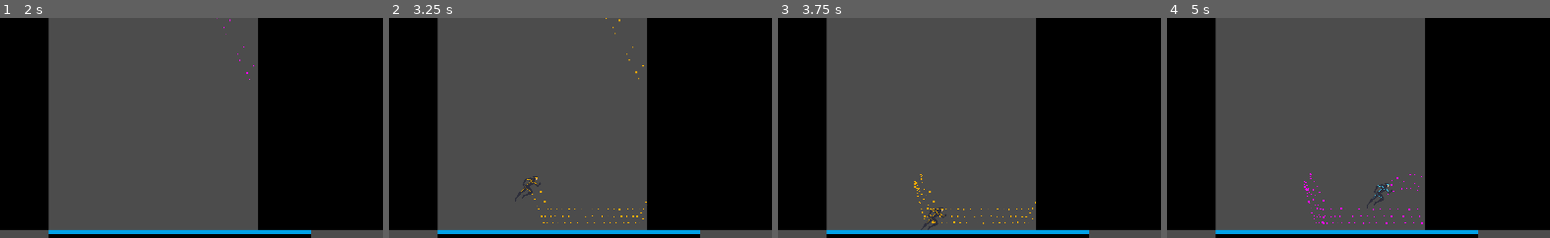
Above: before the commit, frames 1-4 (left to right).
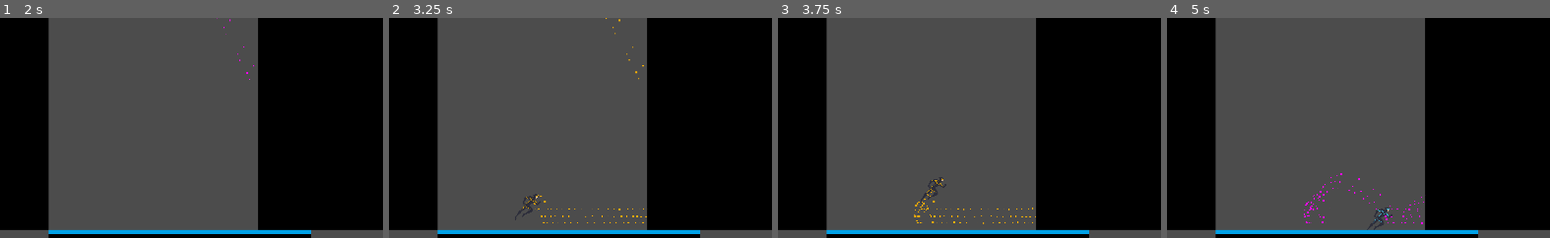
Above: after the commit, the same moments.

Repository: TheChriggu/Speedware
Game: Godot game, scene res://MainTestScene.tscn
Same seed, same stepped clock (60 frames per second), same inputs: the game is played once before the commit and once after it.
Inputs (mouse positions are % of the whole screen's width and height, from its top left):
- Up to frame 1 (2 s): tap Enter at 0.5 s; move the mouse to (71, 45) at 0.52 s; hold Space (jump) 0.53-1.28 s; hold D (move_right) from 0.53 s (still down); move the mouse to (28, 55) at 1.27 s; right-click (28, 55) at 1.35 s; tap Space (jump) at 1.52, 1.55, 1.82 s
- Up to frame 2 (3.25 s): move the mouse to (59, 28) at 2.02 s; release D (move_right) at 2.03 s; hold A (move_left) 2.03-2.78 s; hold Space (jump) 2.03-2.78 s; move the mouse to (44, 70) at 2.77 s; hold D (move_right) from 2.78 s (still down); right-click (44, 70) at 2.85 s; tap Space (jump) at 3.02, 3.05 s
- Up to frame 3 (3.75 s): keep holding D (move_right); tap Space (jump) at 3.32 s; move the mouse to (79, 65) at 3.52 s; hold Space (jump) from 3.53 s (still down)
- Up to frame 4 (5 s): move the mouse to (18, 35) at 4.27 s; release D (move_right) at 4.28 s; release Space (jump) at 4.28 s; hold A (move_left) from 4.28 s (still down); right-click (18, 35) at 4.35 s; tap Space (jump) at 4.52, 4.55, 4.82 s
The pictures show only the part of the screen within x 5-55%, y 15-65%; the shares and areas given below are measured in that part.

Frame 1 is identical in both runs. In frame 2, 0.4% of the frame differs, in the area x 32-68%, y 71-94%; in frame 3, 0.6%; in frame 4, 0.8%, in the area x 35-68%, y 70-97%.

Commit message:
Added controlable Jump Height

Diff:
--- a/MainTestScene.tscn
+++ b/MainTestScene.tscn
@@ -19,6 +19,7 @@
 
 position = Vector2( 116.981, 343.78 )
 JUMP_SPEED = 600
+on_air_time = 6
 
 [node name="TileMap" type="TileMap" parent="." index="1"]
 
@@ -183,7 +184,6 @@
 [node name="PauseMenu" type="CanvasLayer" parent="." index="3"]
 
 pause_mode = 2
-editor/display_folded = true
 layer = 2
 offset = Vector2( 0, 0 )
 rotation = 0.0
--- a/playerKinematic.gd
+++ b/playerKinematic.gd
@@ -11,6 +11,7 @@
 const STOP_FORCE = 1300
 export var JUMP_SPEED = 600
 export var JUMP_MAX_AIRBORNE_TIME = 0.2
+
 #var max_jump_velocity = -720
 #var min_jump_velocity = -150
 
@@ -20,7 +21,7 @@
 
 var velocity = Vector2()
 #Time the player can jump after leaving an edge
-export var on_air_time = 3
+export var on_air_time = 6
 var jumping = false
 
 var prev_jump_pressed = false
@@ -34,6 +35,18 @@
 	else:
 		$AnimationPlayer.play("SwitchOrangeToPurple")
 
+
+
+
+
+func jump():
+    velocity.y = -JUMP_SPEED
+
+func jump_cut():
+    if velocity.y < -200:
+        velocity.y = -200
+
+
 func _physics_process(delta):
 	# Create forces
 	var force = Vector2(0, GRAVITY)
@@ -41,6 +54,15 @@
 	var walk_left = Input.is_action_pressed("move_left")
 	var walk_right = Input.is_action_pressed("move_right")
 	var jump = Input.is_action_pressed("jump")
+
+	if Input.is_action_just_pressed("jump") && velocity.y < -500:
+		velocity.y = -500
+		jump()
+
+
+
+	if Input.is_action_just_released("jump"):
+		jump_cut()
 
 
 	var stop = true
--- a/playerKinematic.tscn
+++ b/playerKinematic.tscn
@@ -206,7 +206,7 @@
 JUMP_SPEED = 600
 JUMP_MAX_AIRBORNE_TIME = 0.2
 SLIDE_STOP_VELOCITY = 9.0
-on_air_time = 3
+on_air_time = 6
 isGreen = true
 
 [node name="Particles2D" type="Particles2D" parent="." index="0"]
